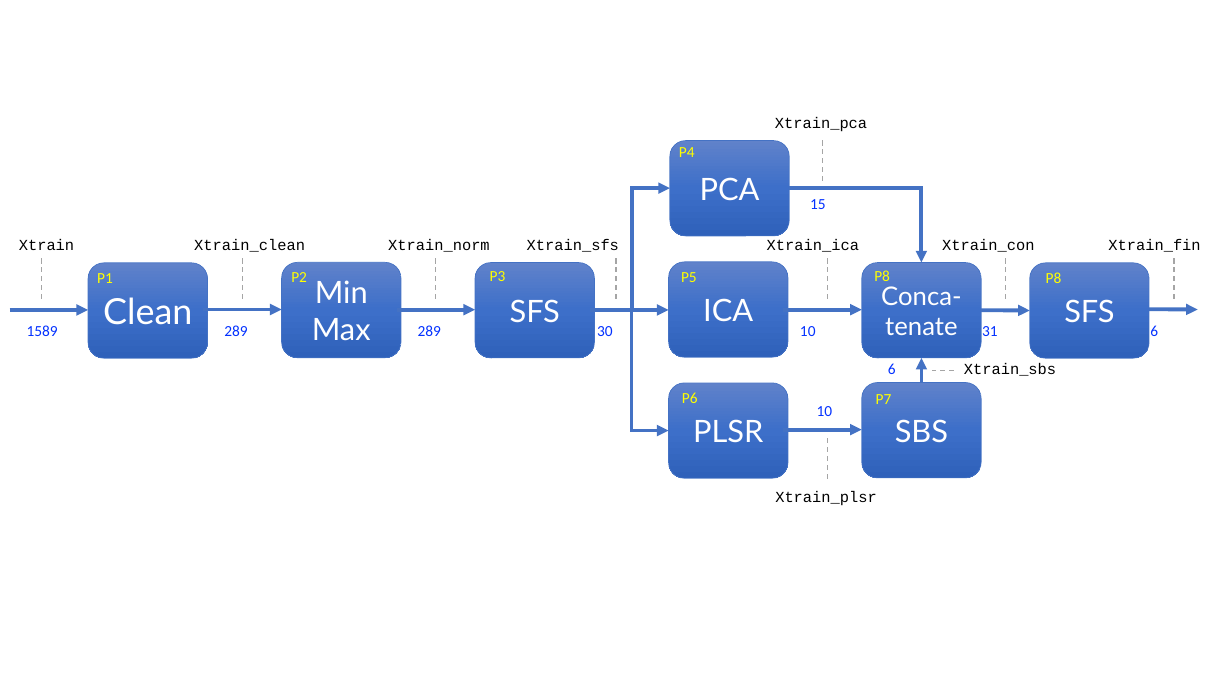
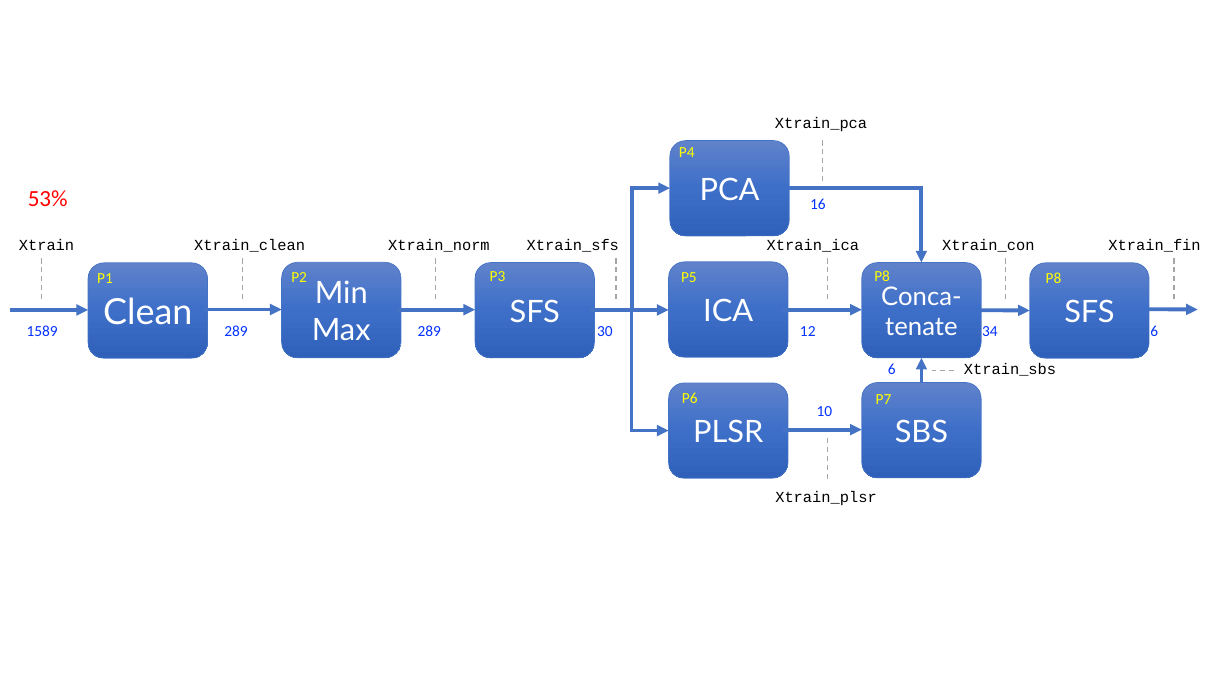
Before and after one commit to domingomery/patrones, a slide deck: slide 1 of clases/Cap03_Seleccion_de_Caracteristicas/presentations/PAT03_Ejercicio08.pptx. Drawn at 1232x693 pixels with LibreOffice and Linux fonts; fonts in the diff are those of the drawing. Boxes give left, top, right and bottom in pixels: in the first picture for what was removed or moved away, otherwise in the second. Text is boxed around its words. In the diff, an @@ line names an element or a change of style, - is before the commit and + after.

```diff
--- a/clases/Cap03_Seleccion_de_Caracteristicas/presentations/PAT03_Ejercicio08.pptx
+++ b/clases/Cap03_Seleccion_de_Caracteristicas/presentations/PAT03_Ejercicio08.pptx
@@ text added at bbox=[28, 190, 68, 206], 18 pt, text #FF0000 @@
+53%
@@ text at bbox=[810, 198, 826, 209]: text changed @@
-15
+16
@@ text at bbox=[27, 325, 1158, 336]: text changed @@
-1589 289 289 30 10 31 6
+1589 289 289 30 12 34 6
```
Also in this commit, not shown: 1 slide added, 37 other files.
